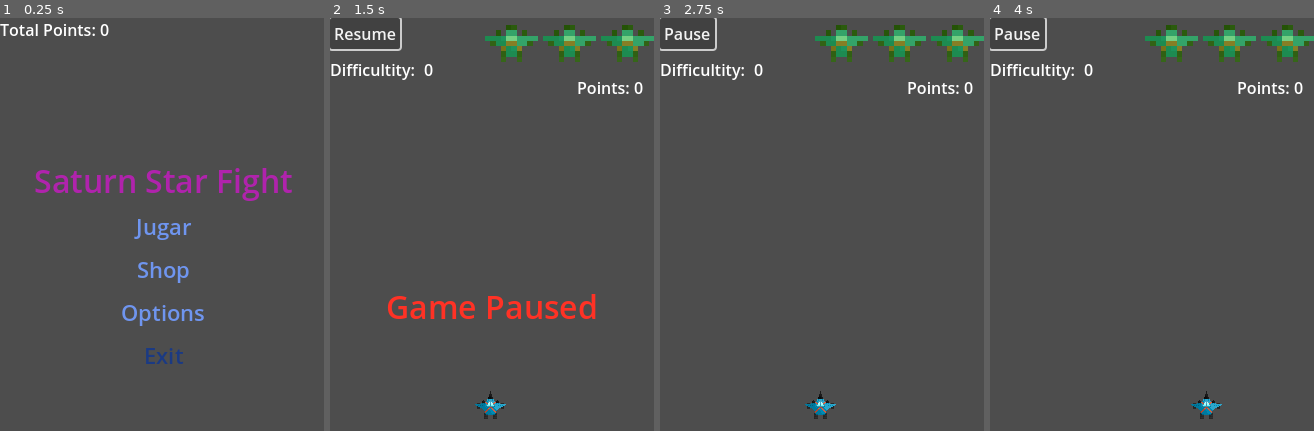
Above: before the commit, frames 1-4 (left to right).
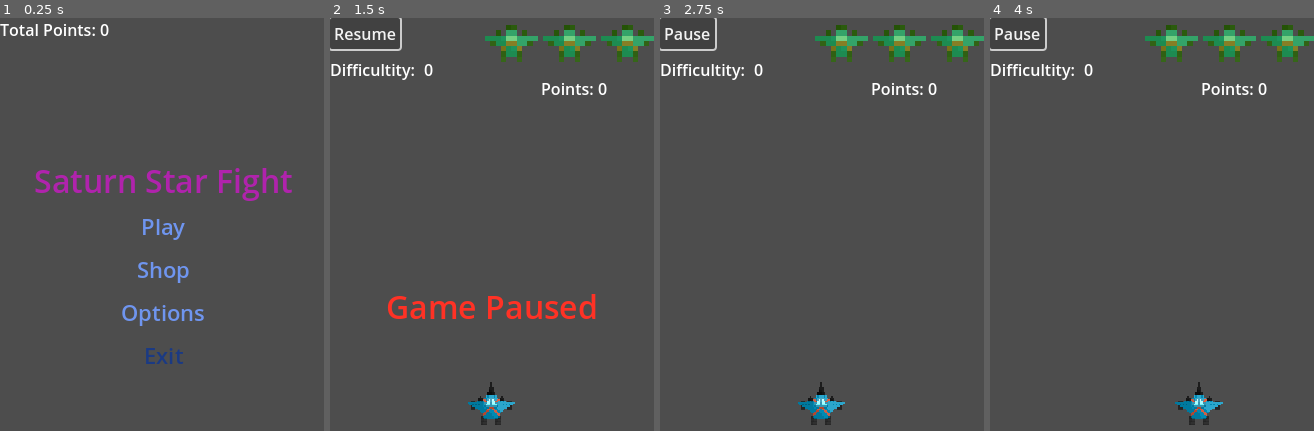
Above: after the commit, the same moments.

Repository: SaternDev/Saturn-Star-Fight-2
Game: Godot game, scene res://Scenes/start_menu.tscn
The game is run twice, just before and just after one commit, with the same random seed, the same clock (stepped at 60 frames per second) and the same inputs.
Inputs:
- Up to frame 1 (0.25 s): no input
- Up to frame 2 (1.5 s): click "Jugar" (after the commit: "Play") at 0.5 s; click "Pause" at 1.25 s
- Up to frame 3 (2.75 s): click "Resume" at 2 s
- Up to frame 4 (4 s): hold D (Derecha) 2.78-3.53 s; hold A (Izquierda) from 3.53 s (still down)

The runs differ from the first frame. In frame 1, 0.4% of the frame differs, in the area x 41-59%, y 48-54%; in frame 2, 0.9%; in frame 3, 0.9%; in frame 4, 1.0%, in the area x 57-97%, y 15-99%.

Commit message:
Fixed Difficulty and Added Max Score

Diff:
--- a/Resources/Player/player_ship.tscn
+++ b/Resources/Player/player_ship.tscn
@@ -94,13 +94,16 @@
 
 [node name="AnimatedSprite2D" type="AnimatedSprite2D" parent="."]
 position = Vector2(-0.5, 0)
+scale = Vector2(1.5321219, 1.5321219)
 sprite_frames = SubResource("SpriteFrames_318x0")
 
 [node name="CollisionShape2D" type="CollisionShape2D" parent="."]
+scale = Vector2(1.5321219, 1.5321219)
 shape = SubResource("CapsuleShape2D_idj7w")
 
 [node name="BulletSpawn" type="Node2D" parent="."]
-position = Vector2(0, -23)
+position = Vector2(0, -32)
+scale = Vector2(1.5321219, 1.5321219)
 
 [node name="ShootCooldown" type="Timer" parent="."]
 wait_time = 0.3
--- a/Scenes/MainLevel.tscn
+++ b/Scenes/MainLevel.tscn
@@ -35,15 +35,16 @@
 position = Vector2(-10, 382)
 
 [node name="CollisionShape2D" type="CollisionShape2D" parent="Limits/Limits"]
-position = Vector2(0, 1)
+position = Vector2(4, 1)
 shape = SubResource("RectangleShape2D_o15vh")
 
 [node name="Limits2" type="StaticBody2D" parent="Limits"]
 position = Vector2(334, 382)
 
 [node name="CollisionShape2D" type="CollisionShape2D" parent="Limits/Limits2"]
-position = Vector2(0, 1)
+position = Vector2(-4, 1)
 shape = SubResource("RectangleShape2D_o15vh")
 
+[connection signal="difficultChange" from="GameController" to="MeteorSpawner" method="_on_game_controller_difficult_change"]
 [connection signal="hpChange" from="GameController" to="game_ui" method="_on_game_controller_hp_change"]
 [connection signal="lifeChanged" from="PlayerShip" to="GameController" method="_on_player_ship_life_changed"]
--- a/Scenes/start_menu.tscn
+++ b/Scenes/start_menu.tscn
@@ -41,7 +41,7 @@
 layout_mode = 2
 theme_override_colors/font_color = Color(0.4346237, 0.58292305, 0.9356031, 1)
 theme_override_font_sizes/font_size = 22
-text = "Jugar"
+text = "Play"
 flat = true
 
 [node name="ShopBtn" type="Button" parent="StartMenu/CenterContainer/VBoxContainer"]
@@ -117,19 +117,19 @@
 
 [node name="IdiomaLbl" type="Label" parent="OptionsMenu/Options/HBoxContainer/Opciones"]
 layout_mode = 2
-text = "Idioma: "
+text = "Idiom: "
 
 [node name="ControlesLbl" type="Label" parent="OptionsMenu/Options/HBoxContainer/Opciones"]
 visible = false
 layout_mode = 2
-text = "Controles: "
+text = "Controls: "
 
 [node name="Elecciones" type="VBoxContainer" parent="OptionsMenu/Options/HBoxContainer"]
 layout_mode = 2
 
 [node name="IdiomaOpBtn" type="OptionButton" parent="OptionsMenu/Options/HBoxContainer/Elecciones"]
 layout_mode = 2
-selected = 0
+selected = 1
 item_count = 2
 popup/item_0/text = "Español"
 popup/item_0/id = 0
@@ -152,7 +152,7 @@
 offset_top = 546.0
 offset_right = 66.0
 offset_bottom = 577.0
-text = "Atrás"
+text = "Back"
 
 [connection signal="button_down" from="StartMenu/CenterContainer/VBoxContainer/PlayBtn" to="." method="_on_play_btn_button_down"]
 [connection signal="button_down" from="StartMenu/CenterContainer/VBoxContainer/OptionsBtn" to="." method="_on_options_btn_button_down"]
--- a/Scripts/Saves/GLOBAL_SAVE.gd
+++ b/Scripts/Saves/GLOBAL_SAVE.gd
@@ -4,6 +4,8 @@
 
 var game_data : Dictionary = {
 	"total_points" = 0,
+	"max_score" = 0,
+	"languaje" = "English"
 }
 
 func save_game() -> void:
--- a/Scripts/bullet.gd
+++ b/Scripts/bullet.gd
@@ -8,7 +8,7 @@
 func _process(delta: float) -> void:
 	position.y -= delta * speed
 
-	if position.y < -1000:
+	if position.y < 0:
 		Destroy()
 
 func Destroy():
--- a/Scripts/game_controller.gd
+++ b/Scripts/game_controller.gd
@@ -1,5 +1,6 @@
 extends Node2D
 
+signal difficultChange()
 signal hpChange()
 
 @onready var dificulty_increaser: Timer = $DificultyIncreaser
@@ -13,17 +14,21 @@
 # Called every frame. 'delta' is the elapsed time since the previous frame.
 func _process(_delta: float) -> void:
 	#Difficult Changer
-	if dificulty_increaser.is_stopped() and difficult < 30:
-		dificulty_increaser.start(30.)
+	if dificulty_increaser.is_stopped() and difficult < 15:
+		dificulty_increaser.start(20)
 		difficult += 1
+		difficultChange.emit(difficult)
 
 func PointsGained():
 	points += 1
 
 
 func _on_player_ship_life_changed(animationStoped) -> void:
+	if GlobalSave.game_data["max_score"] < points:
+		GlobalSave.game_data["max_score"] = points
 	if live < 2 and animationStoped:
 		get_tree().current_scene.add_child(GAME_OVER_MENU.instantiate())
+
 		GlobalSave.game_data["total_points"] += points
 		GlobalSave.save_game()
 		get_tree().paused = true
--- a/Scripts/game_over_menu.gd
+++ b/Scripts/game_over_menu.gd
@@ -1,6 +1,9 @@
 extends CanvasLayer
 
 @onready var play_again_btn: Button = $GameOverUI/VBoxContainer/PlayAgainBtn
+
+func _ready() -> void:
+	$GameOverUI/VBoxContainer2/maxScore.text = str(GlobalSave.game_data["max_score"])
 
 func _on_play_again_btn_button_down() -> void:
 	get_tree().paused = false
--- a/Scripts/meteor_spawner.gd
+++ b/Scripts/meteor_spawner.gd
@@ -2,6 +2,7 @@
 
 @onready var game_controller: Node2D = $"../GameController"
 @onready var waiting_spawn: Timer = $WaitingSpawn
+var maxTimeWait = 3
 const METEOR = preload("uid://dfsl4rlftabix")
 
 var MeteorSpeed:int = 80
@@ -18,8 +19,14 @@
 	meteorInstantiate.position.x = randf_range($Position1.position.x, $Position2.position.x)
 	if waiting_spawn.is_stopped():
 		add_child(meteorInstantiate)
-		waiting_spawn.start(randf_range(0.,3.))
+		waiting_spawn.start(randf_range(0.,maxTimeWait))
 
 
 func _on_game_controller_difficult_change(difficult) -> void:
-	MeteorSpeed += difficult * 3
+	MeteorSpeed += difficult * 1.5
+	if difficult == 5:
+		maxTimeWait = 2
+	elif difficult == 10:
+		maxTimeWait = 1.5
+	elif difficult == 15:
+		maxTimeWait = 1
--- a/Scripts/player_ship.gd
+++ b/Scripts/player_ship.gd
@@ -23,12 +23,14 @@
 
 	if Input.is_action_just_pressed("Shoot"):
 		shoot()
+
 	if animated_sprite_2d.animation == "Explosion":
 		if not animated_sprite_2d.is_playing():
 			lifeChanged.emit(true)
 
 func _physics_process(_delta: float) -> void:
 	var Direction = Input.get_axis("Izquierda","Derecha")
+
 	#Changes in playeer speed based in Difficulty
 	if difficulty > 4:
 		speed = 230
@@ -39,9 +41,11 @@
 	elif difficulty > 15:
 		speed = 260
 		shootCooldown = 0.05
+
 	#Si no está explotando se mueve
 	if not exploting:
 			velocity.x = Direction * speed
+
 	#Si está explotando deja de moverse
 	if exploting:
 		velocity.x = 0
--- a/UI/game_over_menu.tscn
+++ b/UI/game_over_menu.tscn
@@ -29,14 +29,14 @@
 grow_horizontal = 2
 grow_vertical = 2
 
-[node name="VBoxContainer" type="VBoxContainer" parent="GameOverUI"]
+[node name="OverMenu" type="VBoxContainer" parent="GameOverUI"]
 layout_mode = 0
 offset_left = 43.0
 offset_top = 176.0
 offset_right = 281.0
 offset_bottom = 241.0
 
-[node name="GameoverLbl" type="Label" parent="GameOverUI/VBoxContainer"]
+[node name="GameoverLbl" type="Label" parent="GameOverUI/OverMenu"]
 layout_mode = 2
 theme_override_colors/font_color = Color(0.18880078, 0.52156144, 0.8629976, 1)
 theme_override_fonts/font = SubResource("FontFile_x1am1")
@@ -45,19 +45,37 @@
 horizontal_alignment = 1
 vertical_alignment = 1
 
-[node name="PlayAgainBtn" type="Button" parent="GameOverUI/VBoxContainer"]
+[node name="PlayAgainBtn" type="Button" parent="GameOverUI/OverMenu"]
 layout_mode = 2
 theme_override_colors/font_color = Color(0, 0.5739927, 0.9945602, 1)
 theme_override_colors/font_pressed_color = Color(0, 0.57254905, 0.99607843, 1)
 text = "Play Again"
 flat = true
 
-[node name="StartMenuBtn" type="Button" parent="GameOverUI/VBoxContainer"]
+[node name="StartMenuBtn" type="Button" parent="GameOverUI/OverMenu"]
 layout_mode = 2
 theme_override_colors/font_color = Color(0, 0.5739927, 0.9945602, 1)
 theme_override_colors/font_pressed_color = Color(0, 0.57254905, 0.99607843, 1)
 text = "Menu"
 flat = true
 
-[connection signal="button_down" from="GameOverUI/VBoxContainer/PlayAgainBtn" to="." method="_on_play_again_btn_button_down"]
-[connection signal="button_down" from="GameOverUI/VBoxContainer/StartMenuBtn" to="." method="_on_start_menu_btn_button_down"]
+[node name="VBoxContainer2" type="VBoxContainer" parent="GameOverUI"]
+layout_mode = 0
+offset_left = 80.0
+offset_top = 1.0
+offset_right = 222.0
+offset_bottom = 41.0
+
+[node name="MaxScoreLbl" type="Label" parent="GameOverUI/VBoxContainer2"]
+layout_mode = 2
+theme_override_colors/font_color = Color(0.65588576, 0.0027990919, 0.90901875, 1)
+text = "Your Max Score Is:"
+
+[node name="maxScore" type="Label" parent="GameOverUI/VBoxContainer2"]
+layout_mode = 2
+theme_override_colors/font_color = Color(0.65588576, 0.0027990919, 0.90901875, 1)
+horizontal_alignment = 1
+vertical_alignment = 1
+
+[connection signal="button_down" from="GameOverUI/OverMenu/PlayAgainBtn" to="." method="_on_play_again_btn_button_down"]
+[connection signal="button_down" from="GameOverUI/OverMenu/StartMenuBtn" to="." method="_on_start_menu_btn_button_down"]
--- a/UI/game_ui.tscn
+++ b/UI/game_ui.tscn
@@ -47,10 +47,10 @@
 
 [node name="Points" type="VBoxContainer" parent="GameUI"]
 layout_mode = 0
-offset_left = 247.0
-offset_top = 58.0
-offset_right = 314.0
-offset_bottom = 98.0
+offset_left = 211.0
+offset_top = 59.0
+offset_right = 323.0
+offset_bottom = 88.0
 
 [node name="PointsLabel" type="Label" parent="GameUI/Points"]
 layout_mode = 2
